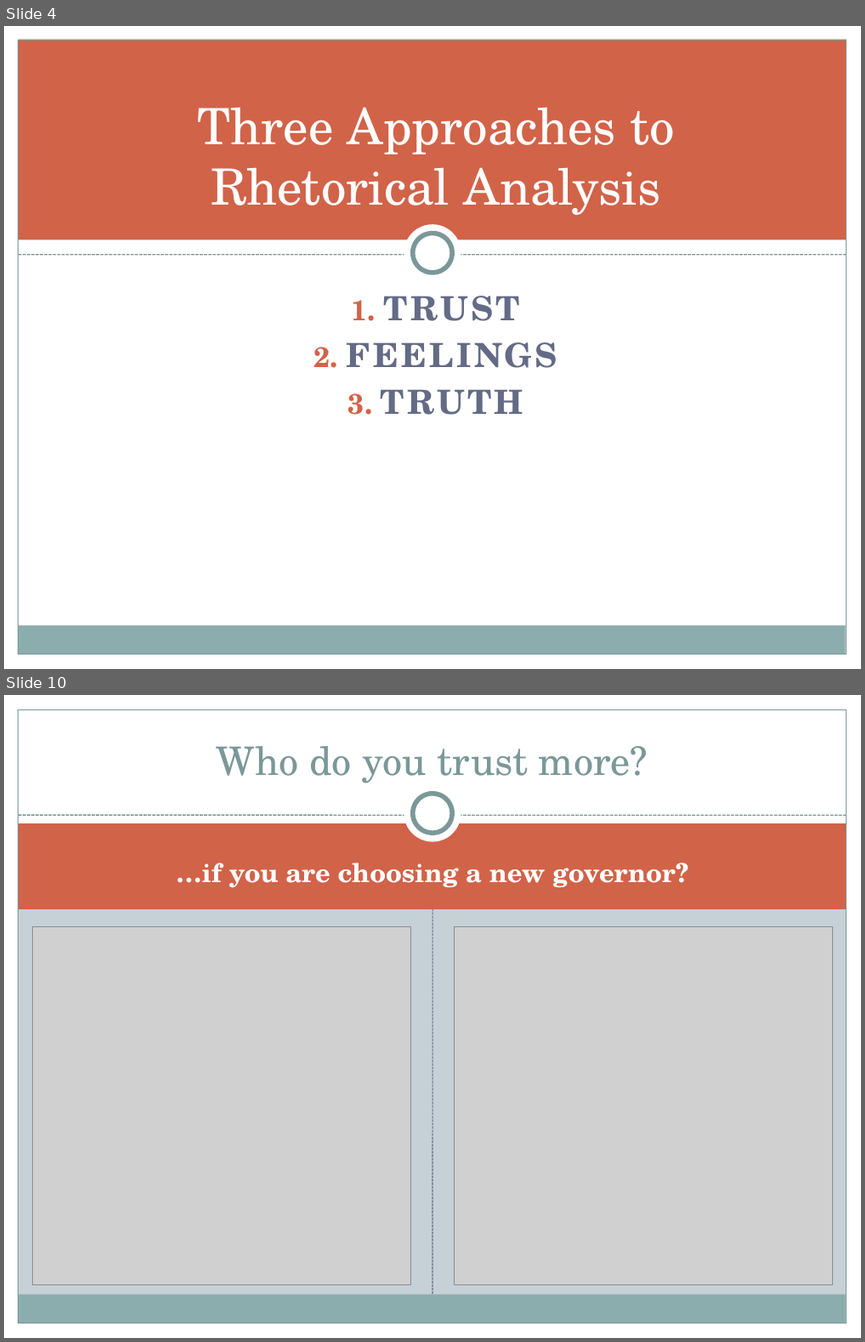
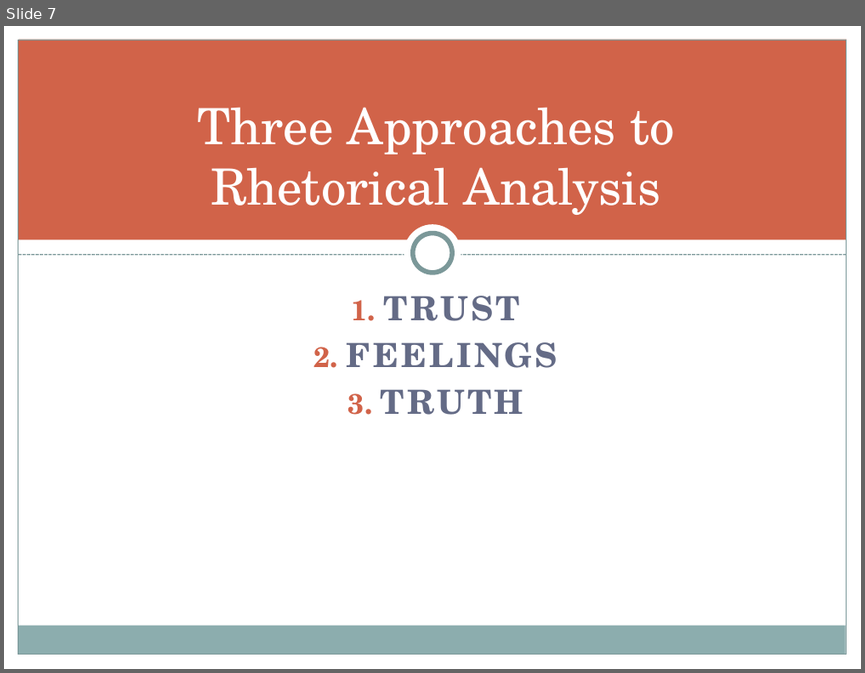
Before and after one commit to halperta/halperta.github.io, a slide deck: rhe306-spring2014/documents/ethosLecture.pptx. Shown one above the other, each under a label of ours: slides 4 and 10 before the commit, slide 7 after it; the slides between them are not shown. The pictures are 865x1342 and 865x673 pixels, drawn with LibreOffice and Linux fonts; fonts in the diff are those of the drawing; grey boxes stand for pictures. Boxes give left, top, right and bottom in pixels: in the first picture for what was removed or moved away, otherwise in the second. Text is boxed around its words. In the diff, an @@ line names an element or a change of style, - is before the commit and + after.

```diff
--- a/rhe306-spring2014/documents/ethosLecture.pptx
+++ b/rhe306-spring2014/documents/ethosLecture.pptx
@@ slide 10 removed at (4, 695, 861, 1338), background #C5D1D7; not listed: 3 template elements that a slide beside it also shows @@
@@ rectangle removed at (4, 695, 861, 830) @@
@@ rectangle removed at (4, 695, 18, 1338) @@
@@ rectangle removed at (846, 695, 861, 1338) @@
@@ title removed at (216, 746, 647, 783) @@
-Who do you trust more?
@@ ellipse removed at (404, 785, 461, 842) @@
@@ ellipse removed at (413, 794, 452, 833) @@
@@ line removed from (18, 815) to (846, 815) @@
@@ rectangle removed at (18, 823, 846, 909) @@
@@ text removed at (176, 862, 688, 888) @@
-…if you are choosing a new governor?
@@ line removed from (432, 1294) to (432, 902) @@
@@ picture removed at (32, 926, 411, 1285) @@
@@ picture removed at (454, 926, 833, 1285) @@
@@ what was slide 4 is now slide 7 @@
```
Also in this commit, not shown: 2 slides changed, 12 slides added, 7 other slides removed, 2 other files.
